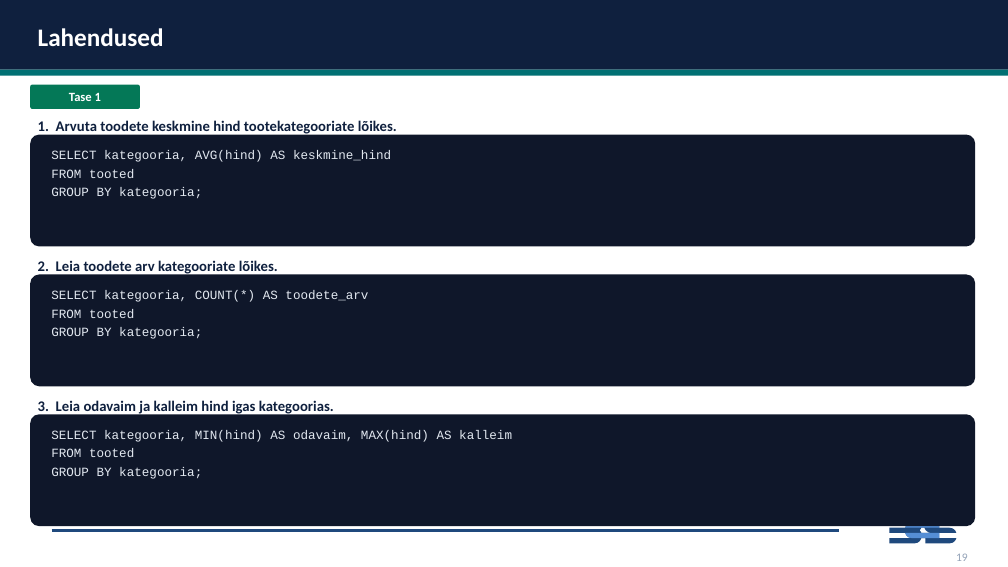
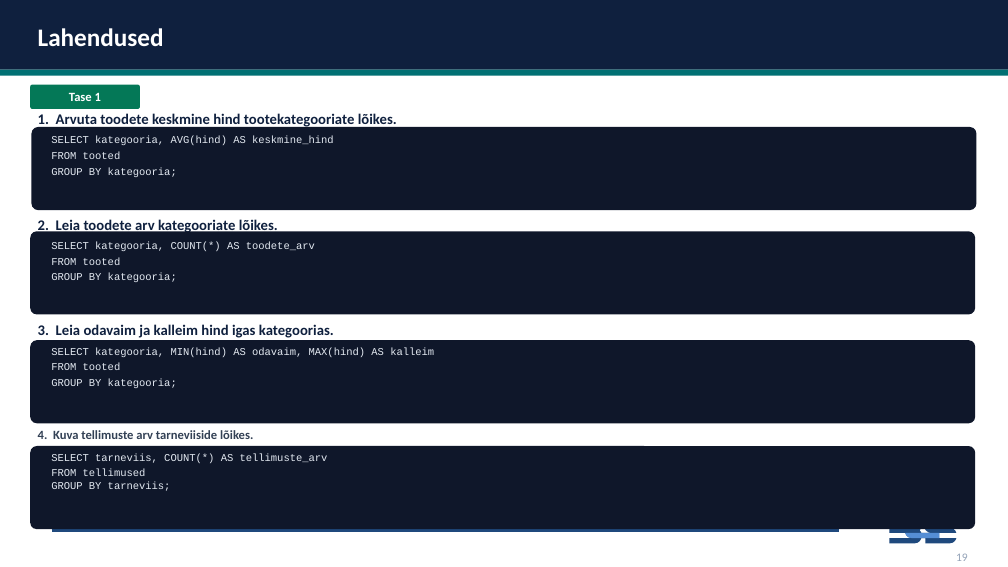
Before and after one commit to emilieabel/andmetarkus, a slide deck: slide 18 of Materjalid/Day7 SQL/7-paev-andmetarkus-esitlus.pptx. Drawn at 1008x567 pixels with LibreOffice and Linux fonts; fonts in the diff are those of the drawing. Boxes give left, top, right and bottom in pixels: in the first picture for what was removed or moved away, otherwise in the second. Text is boxed around its words. In the diff, an @@ line names an element or a change of style, - is before the commit and + after.

```diff
--- a/Materjalid/Day7 SQL/7-paev-andmetarkus-esitlus.pptx
+++ b/Materjalid/Day7 SQL/7-paev-andmetarkus-esitlus.pptx
@@ text "1. Arvuta toodete keskmine hind ...": place and size @@
-text "1. Arvuta toodete keskmine hind ..." at (38, 120, 397, 136)
+text "1. Arvuta toodete keskmine hind ..." at (38, 113, 397, 128)
@@ rounded rectangle: place and size @@
-rounded rectangle at (30, 135, 975, 247)
+rounded rectangle at (32, 127, 977, 210)
@@ text "SELECT kategooria, AVG(hind) AS keskmine_hind": place and size @@
-text "SELECT kategooria, AVG(hind) AS keskmine_hind" at (51, 150, 391, 199)
+text "SELECT kategooria, AVG(hind) AS keskmine_hind" at (51, 136, 334, 177)
@@ text "2. Leia toodete arv kategooriate ...": place and size @@
-text "2. Leia toodete arv kategooriate ..." at (38, 260, 278, 276)
+text "2. Leia toodete arv kategooriate ..." at (38, 217, 278, 234)
@@ rounded rectangle: place and size @@
-rounded rectangle at (30, 274, 975, 386)
+rounded rectangle at (30, 231, 975, 315)
@@ text "SELECT kategooria, COUNT(*) AS toodete_arv": place and size @@
-text "SELECT kategooria, COUNT(*) AS toodete_arv" at (51, 290, 368, 339)
+text "SELECT kategooria, COUNT(*) AS toodete_arv" at (51, 242, 315, 282)
@@ text "3. Leia odavaim ja kalleim ...": place and size @@
-text "3. Leia odavaim ja kalleim ..." at (38, 400, 334, 416)
+text "3. Leia odavaim ja kalleim ..." at (38, 324, 334, 338)
@@ rounded rectangle: place and size @@
-rounded rectangle at (30, 414, 975, 526)
+rounded rectangle at (30, 340, 975, 423)
@@ size 12 to 10 pt in 3 elements at (51, 136, 334, 177), (51, 242, 315, 282), (51, 347, 434, 388) @@
@@ text "SELECT kategooria, MIN(hind) AS odavaim, ...": place and size @@
-text "SELECT kategooria, MIN(hind) AS odavaim, ..." at (51, 430, 512, 479)
+text "SELECT kategooria, MIN(hind) AS odavaim, ..." at (51, 347, 434, 388)
@@ rounded rectangle added at (30, 446, 975, 529), fill #0F172A @@
@@ text added at (38, 430, 253, 439), 12 pt, text #334155, bold @@
+4. Kuva tellimuste arv tarneviiside lõikes.
@@ text added at (51, 453, 328, 491), 10 pt, text #E2E8F0 @@
+SELECT tarneviis, COUNT(*) AS tellimuste_arv
+FROM tellimused
+GROUP BY tarneviis;
```
Also in this commit, not shown: 22 other slides changed, 2 other files.
